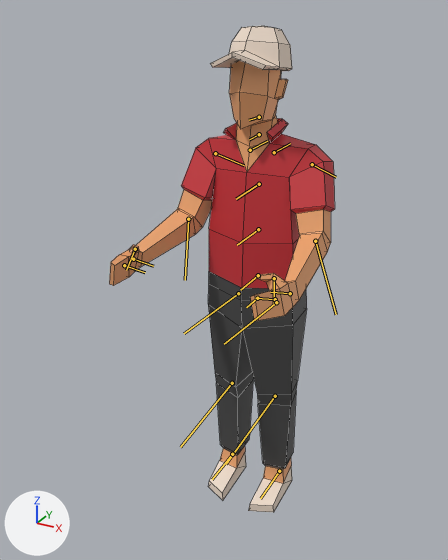
The FBX model Assets/Resources/Models/Horse/jockey/jockey_whip.fbx as it was, and as the next commit left it.
Both versions are drawn from a 50 mm camera at (0.922, -1.937, 2.644) aimed at (-0.041, -0.186, 1.768). Lighting does not change. The marker at lower left points along +X, +Y and +Z. Both versions are drawn at frame 15 of the action 'Take 001'; the numbers are the values there. The bones that bend it are drawn over the model as lines. Mesh edges are drawn as thin lines.

In view in the first picture: 'hat', 'man-golf_Rig'.
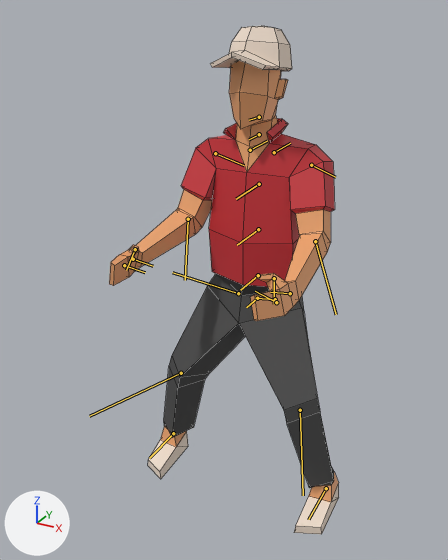
The change, as a diff of the scene's bpy script:
```diff
--- a/Assets/Resources/Models/Horse/jockey/jockey_whip.fbx.py
+++ b/Assets/Resources/Models/Horse/jockey/jockey_whip.fbx.py
@@ bone_bip001_l_thigh @@
 bone_bip001_l_thigh = bpy.data.objects['Bip001'].pose.bones['Bip001 L Thigh']  # child of 'Bip001 Spine'
-bone_bip001_l_thigh.rotation_quaternion = (1.0, 0.0, 0.0, 0.008)  # degrees (0, 0, 1)
+bone_bip001_l_thigh.rotation_quaternion = (0.947, -0.153, 0.18, 0.216)  # degrees (-13, 24, 23)
@@ bone_bip001_l_calf @@
 bone_bip001_l_calf = bpy.data.objects['Bip001'].pose.bones['Bip001 L Calf']  # child of 'Bip001 L Thigh'
-bone_bip001_l_calf.rotation_quaternion = (1.0, 0.0, 0.0, 0.0)  # degrees (0, 0, 0)
+bone_bip001_l_calf.rotation_quaternion = (0.972, 0.0, 0.0, -0.235)  # degrees (0, 0, -27)
@@ bone_bip001_l_foot @@
 bone_bip001_l_foot = bpy.data.objects['Bip001'].pose.bones['Bip001 L Foot']  # child of 'Bip001 L Calf'
-bone_bip001_l_foot.rotation_quaternion = (1.0, 0.0, 0.0, 0.0)  # degrees (0, 0, 0)
+bone_bip001_l_foot.rotation_quaternion = (0.972, 0.197, -0.132, 0.012)  # degrees (23, -15, -2)
@@ bone_bip001_r_thigh @@
 bone_bip001_r_thigh = bpy.data.objects['Bip001'].pose.bones['Bip001 R Thigh']  # child of 'Bip001 Spine'
-bone_bip001_r_thigh.rotation_quaternion = (1.0, 0.0, 0.0, 0.008)  # degrees (0, 0, 1)
+bone_bip001_r_thigh.rotation_quaternion = (0.947, 0.153, -0.18, 0.216)  # degrees (13, -24, 23)
@@ bone_bip001_r_calf @@
 bone_bip001_r_calf = bpy.data.objects['Bip001'].pose.bones['Bip001 R Calf']  # child of 'Bip001 R Thigh'
-bone_bip001_r_calf.rotation_quaternion = (1.0, 0.0, 0.0, 0.0)  # degrees (0, 0, 0)
+bone_bip001_r_calf.rotation_quaternion = (0.972, 0.0, 0.0, -0.235)  # degrees (0, 0, -27)
@@ bone_bip001_r_foot @@
 bone_bip001_r_foot = bpy.data.objects['Bip001'].pose.bones['Bip001 R Foot']  # child of 'Bip001 R Calf'
-bone_bip001_r_foot.rotation_quaternion = (1.0, 0.0, 0.0, 0.0)  # degrees (0, 0, 0)
+bone_bip001_r_foot.rotation_quaternion = (0.972, -0.197, 0.132, 0.012)  # degrees (-23, 15, -2)
```

What differs and where, as boxes [x1, y1, x2, y2] in the pictures (448 x 560 px):
'man-golf_Rig', posed: before [109, 60, 335, 512]; after [109, 60, 339, 534]
bone 'Bip001 L Thigh', root to tip: before (276, 302) to (224, 344); after (276, 302) to (255, 291)
bone 'Bip001 L Calf', root to tip: before (275, 396) to (226, 464); after (300, 410) to (303, 495)
bone 'Bip001 L Foot', root to tip: before (279, 471) to (260, 498); after (326, 488) to (308, 519)
bone 'Bip001 R Thigh', root to tip: before (238, 293) to (184, 333); after (238, 293) to (172, 272)
bone 'Bip001 R Calf', root to tip: before (232, 383) to (180, 447); after (181, 373) to (89, 416)
bone 'Bip001 R Foot', root to tip: before (232, 454) to (212, 479); after (173, 433) to (149, 458)
